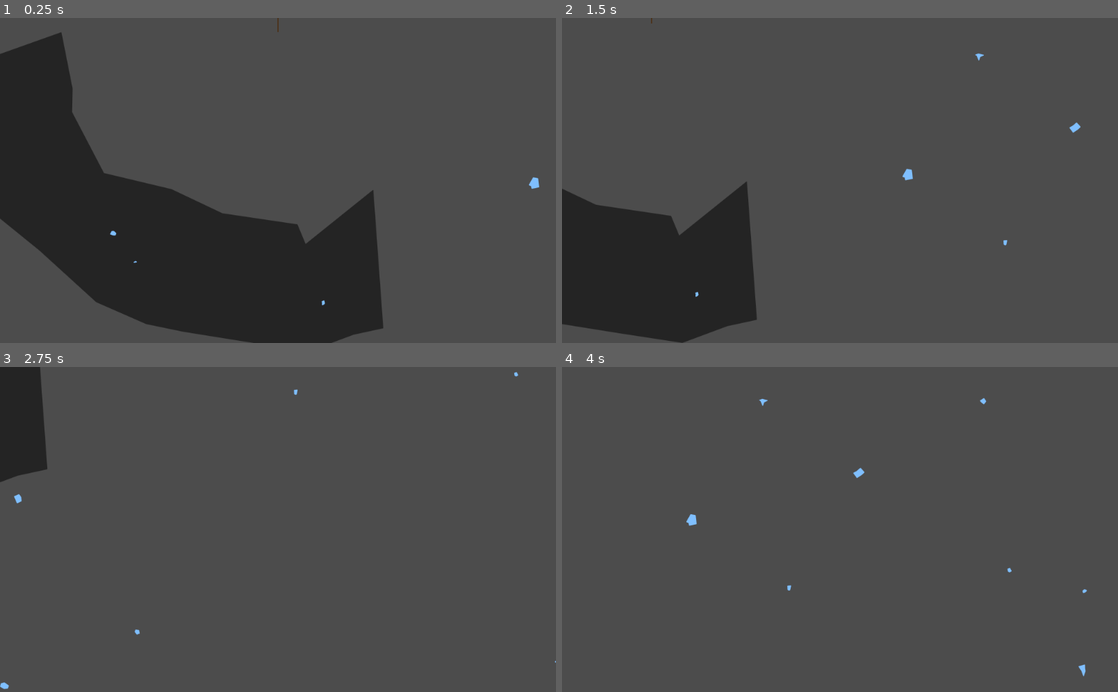
Above: before the commit, frames 1-4 (two rows, left to right).
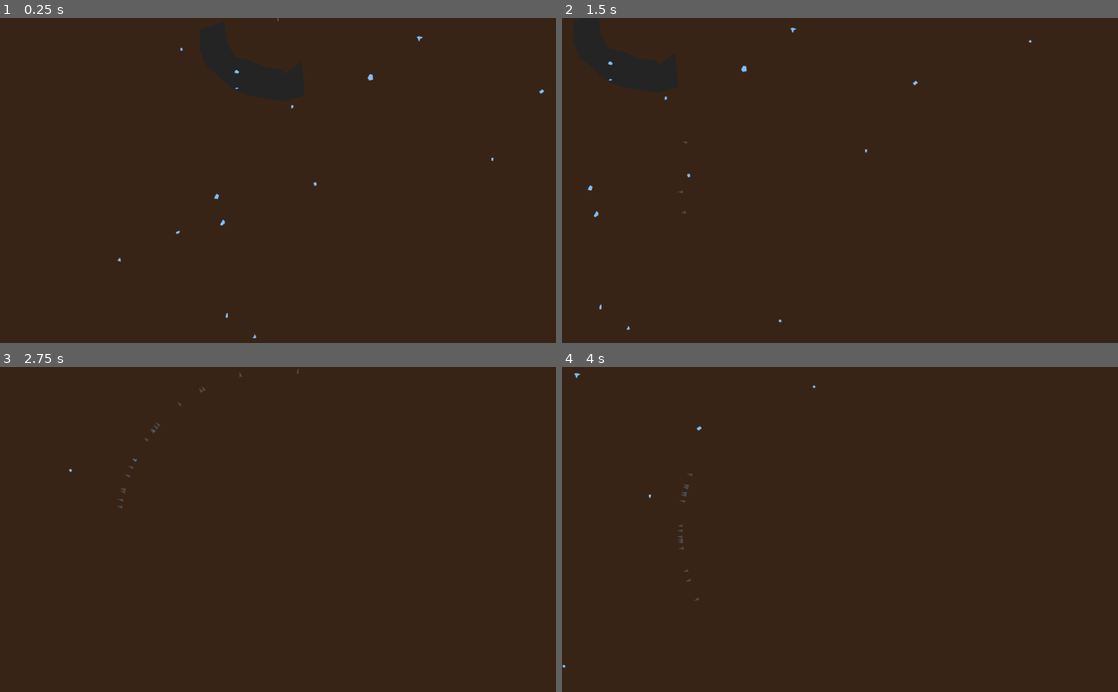
Above: after the commit, the same moments.

Repository: Cube-Number-Zero/Nutreants_attempt2
Game: Godot game, scene res://World.tscn
Same seed, same stepped clock (60 frames per second), same inputs: the game is played once before the commit and once after it.
Inputs (mouse positions are in pixels of both pictures, inside the frame that each line leads up to):
- Up to frame 1 (0.25 s): no input
- Up to frame 2 (1.5 s): tap Enter at 0.5 s; move the mouse to (962, 164) at 0.52 s; hold Right (ui_right) 0.53-1.28 s; click (962, 164) at 0.67 s; move the mouse to (728, 196) at 1.27 s; hold Down (ui_down) from 1.28 s (still down); click (728, 196) at 1.42 s
- Up to frame 3 (2.75 s): move the mouse to (333, 458) at 2.02 s; release Down (ui_down) at 2.03 s; hold Right (ui_right) from 2.03 s (still down); click (333, 458) at 2.17 s
- Up to frame 4 (4 s): move the mouse to (812, 594) at 2.77 s; release Right (ui_right) at 2.78 s; hold Up (ui_up) 2.78-3.53 s; click (812, 594) at 2.92 s; move the mouse to (1006, 578) at 3.52 s; hold Left (ui_left) from 3.53 s (still down); click (1006, 578) at 3.67 s

The runs differ from the first frame. In frame 1, 70% of the frame differs, in the area x 0-100%, y 0-100%; in frame 2, 87%; in frame 3, 97%; in frame 4, 100%.
Error before the commit: Invalid get index 'max_root_length' (on base: 'null instance'). (res://ResourceManager.gd:17)
Error after the commit: Invalid get index 'max_root_length' (on base: 'null instance'). (res://ResourceManager.gd:27)

Commit message:
Some polish, balancing
Added arrows to show far away nodes, zoomed the game out, improved performance

Diff:
--- a/ResourceManager.gd
+++ b/ResourceManager.gd
@@ -1,10 +1,20 @@
 extends Node
 
-var resources = 100.0 # The amount of resources the player has
+
+# v v v Use these to balance the game! v v v
+const MAX_RESOURCE_COST_MULTIPLIER = 0.001 # Cost multiplier for the longest path
+const BASE_COST_PER_SECOND_INCREASE_RATE = 0.167 # How fast base_cost_per_second_increases
+const RESOURCE_SCARCITY = 40.0 # How far you need to travel to get one resource per second, on average
+const START_RESOURCE_DISTANCE = 125.0 # How far the closest resource is at the start of the game
+const MIN_RESOURCE_VALUE = 0.375 # The income from the smallest resource vein
+const MAX_RESOURCE_VALUE = 1.875 # The income from the largest resource vein
+const START_RESOURCES = 200 # The amount of resources the player starts with
+
+
+var resources = START_RESOURCES # The amount of resources the player has
 onready var roots = get_parent().get_child(2).get_child(0)
 var cost_per_second = 0.0 # The amount of resources drained every second
 var base_cost_per_second = 0.0 # Resource cost dependent on time
-var base_cost_per_second_increase_rate = 0.0167 # How fast base_cost_per_second_increases
 var resource_income = 0.0 # How many resources the player gets per second from patches
 var unexploited_resource_income = 0.0 # How many resources per second the player isn't getting from unexploited nodes
 
@@ -15,13 +25,13 @@
 	cost_per_second = 0.0
 
 	var max_length = roots.max_root_length - roots.MINIMUM_NODE_DISTANCE
-	cost_per_second += max_length * 0.001
+	cost_per_second += max_length * MAX_RESOURCE_COST_MULTIPLIER
 
 	cost_per_second += base_cost_per_second
 	cost_per_second -= resource_income
 
 	resources -= cost_per_second * delta
-	base_cost_per_second += base_cost_per_second_increase_rate * delta
+	base_cost_per_second += BASE_COST_PER_SECOND_INCREASE_RATE * delta
 
 func spend(cost):
 	resources -= cost
--- a/Resource_patch.gd
+++ b/Resource_patch.gd
@@ -1,15 +1,17 @@
 extends Node2D
 
-const MIN_VALUE = 1 # The income from the smallest resource vein
-const MAX_VALUE = 5 # The income from the largest resource vein
+
 const MIN_RADIUS = 2 # The radius of the smalled resource patch
-const MAX_RADIUS = 10 # The radius of the largest resource patch
+const MAX_RADIUS = 6 # The radius of the largest resource patch
 
 var polygon_radius
 var resources_per_second # How many resources the patch provides
 var acquired = false
+var lineless = false
 
 onready var polygon = $Polygon2D
+onready var line = $Line2D
+onready var game_world = get_parent().get_parent()
 
 func _ready():
 	randomize()
@@ -18,8 +20,9 @@
 	polygon.color = Color(0.5, 0.75, 1)
 
 func randomize_patch_size():
-	var normalized_size = randf()
-	resources_per_second = lerp(MIN_VALUE, MAX_VALUE, normalized_size)
+	var normalized_size = randf() * randf()
+	resources_per_second = lerp(ResourceManager.MIN_RESOURCE_VALUE,\
+								ResourceManager.MAX_RESOURCE_VALUE, normalized_size)
 	polygon_radius = pow(lerp(sqrt(MIN_RADIUS), sqrt(MAX_RADIUS), normalized_size), 2)
 
 func connect_to():
@@ -30,6 +33,10 @@
 		ResourceManager.resource_income += resources_per_second
 		ResourceManager.unexploited_resource_income -= resources_per_second
 		polygon.color = Color(0.5, 1, 0.75)
+		if not lineless:
+			line.queue_free()
+		lineless = true
+
 
 func disconnect_from():
 	if acquired:
@@ -70,3 +77,24 @@
 	p5 -= center
 	p6 -= center
 	polygon.polygon = [p1, p2, p3, p4, p5, p6]
+
+func update_indicator_line():
+	if not lineless:
+		line.position = Vector2(512, 300) - position - 1 * game_world.position
+		if not inside_camera_view(get_global_position(), 50):
+			line.set_point_position(0, (-line.position).normalized() * 290)
+			line.set_point_position(1, (-line.position).normalized() * 300)
+			line.visible = true
+		else:
+			line.visible = false
+
+func inside_camera_view(loc, tolerance):
+	if loc.x < -tolerance:
+		return false
+	if loc.y < -tolerance:
+		return false
+	if loc.x >= 1024 + tolerance:
+		return false
+	if loc.y >= 600 + tolerance:
+		return false
+	return true
--- a/Resource_patch.tscn
+++ b/Resource_patch.tscn
@@ -1,9 +1,20 @@
-[gd_scene load_steps=2 format=2]
+[gd_scene load_steps=3 format=2]
 
 [ext_resource path="res://Resource_patch.gd" type="Script" id=1]
+
+[sub_resource type="Curve" id=1]
+_data = [ Vector2( 0, 1 ), 0.0, -1.0, 0, 0, Vector2( 1, 0 ), -1.00431, 0.0, 0, 0 ]
 
 [node name="resource_patch" type="Node2D"]
 script = ExtResource( 1 )
 
 [node name="Polygon2D" type="Polygon2D" parent="."]
+z_index = 2
 antialiased = true
+
+[node name="Line2D" type="Line2D" parent="."]
+z_index = 4
+points = PoolVector2Array( 0, 0, 0, 0 )
+width = 5.0
+width_curve = SubResource( 1 )
+default_color = Color( 0.5, 0.75, 1, 0.25 )
--- a/Rock.gd
+++ b/Rock.gd
@@ -6,7 +6,7 @@
 
 func _ready():
 	randomize()
-	generate_random_rock_formation(500, 200, 0.6, 100)
+	generate_random_rock_formation(125, 50, 0.6, 25)
 
 func generate_random_rock_formation(distance_from_origin, depth, width_ratio, distance_between_points):
 	# distance_from_origin = how many pixels the center of the rock formation is from the tree base
--- a/Rock.tscn
+++ b/Rock.tscn
@@ -6,7 +6,7 @@
 script = ExtResource( 1 )
 
 [node name="Polygon2D" type="Polygon2D" parent="."]
-z_index = -1
+z_index = 1
 color = Color( 0.145098, 0.145098, 0.145098, 1 )
 antialiased = true
 
--- a/World.gd
+++ b/World.gd
@@ -7,6 +7,7 @@
 
 onready var resource_patches = $resouce_patches
 onready var rocks = $rocks
+onready var background = $background_rect
 
 var camera_pan_velocity = Vector2.ZERO
 
@@ -33,3 +34,5 @@
 	if position.y > 0:
 		position.y = 0
 		camera_pan_velocity.y = 0
+	$background_rect.rect_position = -position
+	resource_patches.update_indicator_lines()
--- a/World.tscn
+++ b/World.tscn
@@ -22,3 +22,14 @@
 [node name="rocks" type="Node2D" parent="."]
 
 [node name="Rock" parent="rocks" instance=ExtResource( 4 )]
+
+[node name="background_rect" type="ColorRect" parent="."]
+anchor_left = 0.5
+anchor_top = 0.5
+anchor_right = 0.5
+anchor_bottom = 0.5
+margin_left = -512.0
+margin_right = 512.0
+margin_bottom = 600.0
+grow_horizontal = 2
+color = Color( 0.223529, 0.145098, 0.0901961, 1 )
--- a/resouce_patches.gd
+++ b/resouce_patches.gd
@@ -1,18 +1,17 @@
 extends Node
 
-const TOTAL_RESOURCE_INCOME_GOAL = 100.0
+const TOTAL_RESOURCE_INCOME_GOAL = 15.0
 # Will generate more resource patches until the combined income of
 # all unexploited resource patches reaches this value
-const RESOURCE_SCARCITY = 10 # How far you need to travel to get one resource per second, on average
 
-var resource_generator_radius = 500.0 # How far to generate resources. Increases over time.
+var resource_generator_radius = ResourceManager.START_RESOURCE_DISTANCE # How far to generate resources. Increases over time.
 
 const NEW_RESOURCE = preload("res://Resource_patch.tscn")
 
 func _ready():
 	pass
 
-func _process(delta):
+func _process(_delta):
 	if ResourceManager.unexploited_resource_income < TOTAL_RESOURCE_INCOME_GOAL:
 		generate_resource_patch()
 
@@ -32,4 +31,8 @@
 	var generation_angle = -lerp(PI, TAU, randf())
 	new_patch.position = resource_generator_radius * Vector2(cos(generation_angle), sin(generation_angle))
 	ResourceManager.unexploited_resource_income += new_patch.resources_per_second
-	resource_generator_radius += new_patch.resources_per_second * RESOURCE_SCARCITY
+	resource_generator_radius += new_patch.resources_per_second * ResourceManager.RESOURCE_SCARCITY
+
+func update_indicator_lines():
+	for patch in get_children():
+		patch.update_indicator_line()
--- a/roots_drawing.gd
+++ b/roots_drawing.gd
@@ -3,11 +3,11 @@
 
 # Declare member variables here.
 
-const MINIMUM_NODE_DISTANCE = 25 # How close adjacent root nodes can be (lowering this makes the vines more smooth at the cost of performance)
-const MAXIMUM_DRAW_SNAP_DISTANCE = 40 # How close the cursor needs to be to a node to start drawing from it
-const MINIMUM_UNRELATED_NODE_DISTANCE = 30 # How close a root can grow to a seperate root
-const ERASER_RADIUS = 60
-const MINIMUM_RESOURCE_SNAP_DISTANCE = 25 # How close a node has to be to a resource patch to snap to it and begin collecting
+const MINIMUM_NODE_DISTANCE = 6 # How close adjacent root nodes can be (lowering this makes the vines more smooth at the cost of performance)
+const MAXIMUM_DRAW_SNAP_DISTANCE = 10 # How close the cursor needs to be to a node to start drawing from it
+const MINIMUM_UNRELATED_NODE_DISTANCE = 8 # How close a root can grow to a seperate root
+const ERASER_RADIUS = 15
+const MINIMUM_RESOURCE_SNAP_DISTANCE = 12 # How close a node has to be to a resource patch to snap to it and begin collecting
 const NEW_NODE = preload("res://tree_root_node.tscn")
 
 var drawing = false # Is the player drawing something?
@@ -31,9 +31,14 @@
 	new_node.get_size()
 
 # Called every frame. 'delta' is the elapsed time since the previous frame.
-func _physics_process(delta):
+func _physics_process(_delta):
 	var mouse_position = get_viewport().get_mouse_position()
-	if Input.is_mouse_button_pressed(1):
+	if Input.is_mouse_button_pressed(2):
+		# The player is right clicking
+		tree_base.try_to_erase_at_location(mouse_position, ERASER_RADIUS)
+		update_root_network()
+		drawing = false
+	elif Input.is_mouse_button_pressed(1):
 		if not drawing:
 			# Find the closest node to the mouse cursor
 			snap_to_node(mouse_position)
@@ -46,11 +51,6 @@
 				drawing = false
 			else:
 				add_node(mouse_position)
-
-	if Input.is_mouse_button_pressed(2):
-		# The player is right clicking
-		tree_base.try_to_erase_at_location(mouse_position, ERASER_RADIUS)
-		update_root_network()
 
 func snap_to_node(loc):
 	var closest_node = tree_base.get_closest_node_to_point(loc)
--- a/tree_root_node.gd
+++ b/tree_root_node.gd
@@ -25,10 +25,6 @@
 	while world.name != "World":
 		world = world.get_parent()
 
-# Called every frame. 'delta' is the elapsed time since the previous frame.
-func _process(delta):
-	pass
-
 func at_end():
 	# Returns true if the node is at the end of a root
 	return get_child_count() == 1
@@ -45,6 +41,8 @@
 
 	# Tests to see if this node's children are closer and returns their result if so
 	elif get_child_count() == 2:
+		if $tree_root_node == null:
+			return own_result
 		var best_child = $tree_root_node.get_closest_node_to_point(loc)
 		if own_result[1] < best_child[1]:
 			return own_result
@@ -161,20 +159,18 @@
 	if in_rocky_soil:
 		line.width = sqrt(size) * 0.5 / 2
 		line.default_color = Color(0.15, 0.1, 0.05)
+		line.z_index = 2.9
 	else:
 		line.width = sqrt(size) * 0.5
-		line.default_color = Color(0.3, 0.2, 0.1)
+		line.default_color = Color(0.402344, 0.330833, 0.259323)
+		line.z_index = 3
 	return size
 
-func test_if_in_rock():
-	if len(collider.get_overlapping_areas()) > 0:
-		for rock in world.rocks.get_children():
-			if collider.overlaps_area(rock.collider):
-				return true
-	return false
-
 func _on_Area2D_area_entered(area):
-	in_rocky_soil = test_if_in_rock()
+	if area.get_parent().name == "Rock":
+		in_rocky_soil = true
+	else:
+		in_rocky_soil = false
 	get_size()
 
 
--- a/tree_root_node.tscn
+++ b/tree_root_node.tscn
@@ -11,6 +11,7 @@
 [node name="node_stuff" type="Node2D" parent="."]
 
 [node name="Line2D" type="Line2D" parent="node_stuff"]
+z_index = 3
 points = PoolVector2Array( 0, 0, 0, 0 )
 default_color = Color( 0, 0, 0, 0 )
 joint_mode = 1
